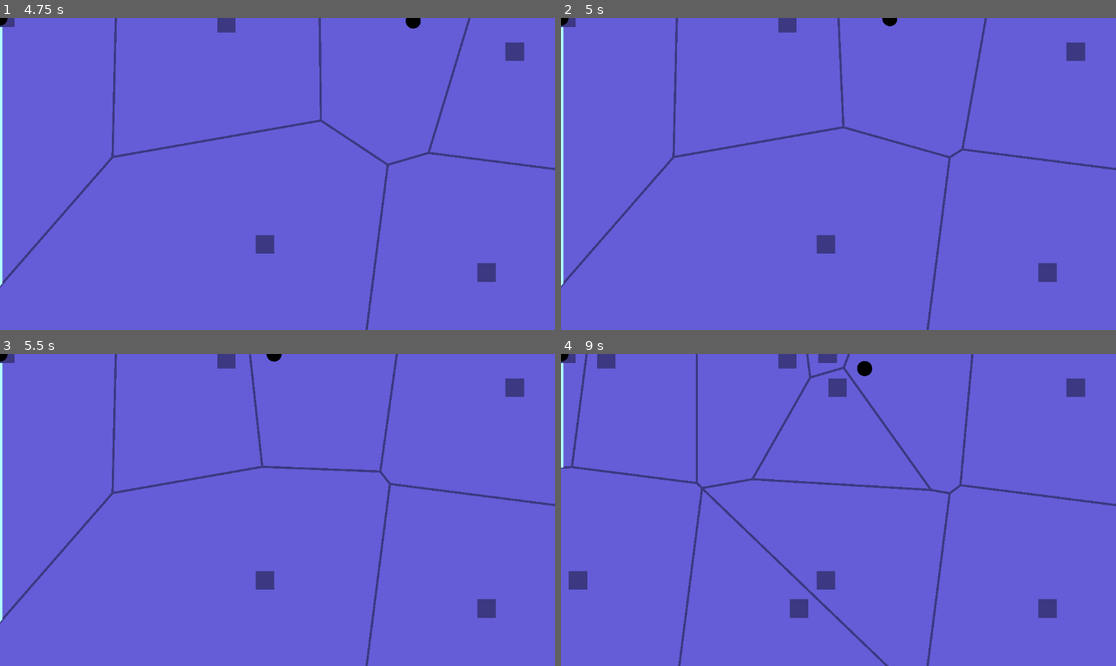
Above: before the commit, frames 1-4 (two rows, left to right).
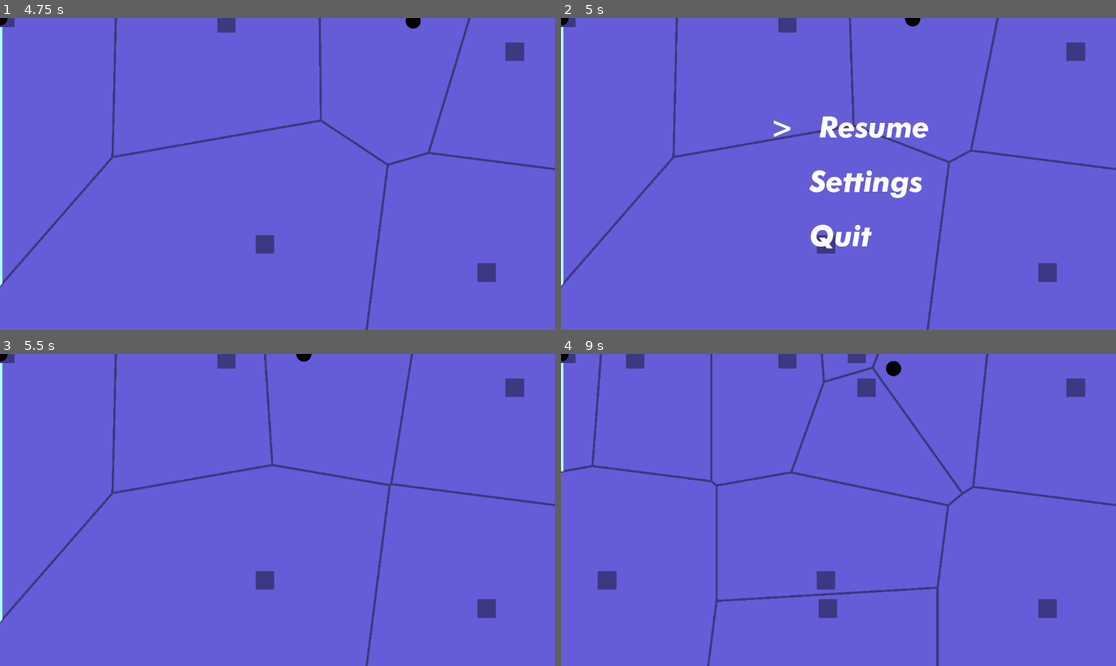
Above: after the commit, the same moments.

Repository: ProgrammingParadox/voronoi-game
Game: Godot game, scene res://scenes/home.tscn
Same seed, same stepped clock (60 frames per second), same inputs: the game is played once before the commit and once after it.
Inputs (mouse positions are in pixels of both pictures, inside the frame that each line leads up to):
- Up to frame 1 (4.75 s): click "Play" at 0.5 s; tap Enter at 1.25 s; move the mouse to (399, 158) at 1.27 s; hold D (player_1_right) 1.28-2.03 s; tap Q (player_1_plant) every 0.75 s from 1.35 to 4.35 s; move the mouse to (166, 189) at 2.02 s; hold S (player_1_down) 2.03-2.78 s; move the mouse to (333, 105) at 2.77 s; hold D (player_1_right) 2.78-3.53 s; move the mouse to (249, 236) at 3.52 s; hold W (player_1_up) 3.53-4.28 s; move the mouse to (444, 220) at 4.27 s; hold A (player_1_left) from 4.28 s (still down)
- Up to frame 2 (5 s): keep holding A (player_1_left); tap Escape (pause) at 4.9 s
- Up to frame 3 (5.5 s): release A (player_1_left) at 5 s; click (316, 463) at 5 s, where only the run after the commit has a clickable "Resume"
- Up to frame 4 (9 s): move the mouse to (672, 463) at 5.77 s; hold A (player_1_left) 5.78-6.53 s; tap Q (player_1_plant) every 0.75 s from 5.85 to 8.85 s; move the mouse to (866, 510) at 6.52 s; hold S (player_1_down) 6.53-7.28 s; move the mouse to (755, 432) at 7.27 s; hold D (player_1_right) 7.28-8.03 s; move the mouse to (960, 494) at 8.02 s; hold W (player_1_up) 8.03-8.78 s; move the mouse to (727, 525) at 8.77 s; hold D (player_1_right) from 8.78 s (still down)

Frame 1 is identical in both runs. In frame 2, 3.0% of the frame differs, in the area x 38-79%, y 0-74%; in frame 3, 1.1%; in frame 4, 6.1%, in the area x 0-77%, y 0-100%.

Commit message:
made pausing better

Diff:
--- a/project.godot
+++ b/project.godot
@@ -13,7 +13,6 @@
 config/name="ionorov"
 run/main_scene="uid://enm4b7xymu2j"
 config/features=PackedStringArray("4.4", "GL Compatibility")
-boot_splash/use_filter=false
 config/icon="res://icon.svg"
 
 [autoload]
--- a/scenes/Game.tscn
+++ b/scenes/Game.tscn
@@ -1,10 +1,11 @@
-[gd_scene load_steps=7 format=3 uid="uid://og27vauvhwyp"]
+[gd_scene load_steps=8 format=3 uid="uid://og27vauvhwyp"]
 
 [ext_resource type="Script" uid="uid://bfiqymei23qyp" path="res://scripts/game.gd" id="1_s0nni"]
 [ext_resource type="Shader" uid="uid://31ww3j04rdyb" path="res://voronoi.gdshader" id="1_t88pq"]
 [ext_resource type="Script" uid="uid://chnkqismhkqxo" path="res://scripts/voronoi.gd" id="2_r0x5m"]
 [ext_resource type="PackedScene" uid="uid://bhp5xw5nom5h" path="res://player.tscn" id="4_78awf"]
 [ext_resource type="PackedScene" uid="uid://cdjeq7ithvm6g" path="res://scenes/seed.tscn" id="4_joorw"]
+[ext_resource type="PackedScene" uid="uid://b6v30hgpnovxm" path="res://scenes/ui.tscn" id="6_kiw3p"]
 
 [sub_resource type="ShaderMaterial" id="ShaderMaterial_q6r6c"]
 shader = ExtResource("1_t88pq")
@@ -36,3 +37,6 @@
 controls_left = "player_2_left"
 controls_right = "player_2_right"
 controls_plant = "player_2_plant"
+
+[node name="PauseMenu" parent="." instance=ExtResource("6_kiw3p")]
+z_index = 5
--- a/scenes/home.tscn
+++ b/scenes/home.tscn
@@ -1,6 +1,6 @@
 [gd_scene load_steps=8 format=3 uid="uid://enm4b7xymu2j"]
 
-[ext_resource type="Script" uid="uid://xl0camu6h8q" path="res://scenes/homebuttons.gd" id="1_reixx"]
+[ext_resource type="Script" uid="uid://xl0camu6h8q" path="res://scripts/homebuttons.gd" id="1_reixx"]
 [ext_resource type="FontFile" uid="uid://206u7jy14i4v" path="res://Fonts/futura/Futura Bold Italic font.ttf" id="1_w18ys"]
 [ext_resource type="FontFile" uid="uid://rc0iatixy06p" path="res://Fonts/futura/Futura Heavy Italic font.ttf" id="2_reixx"]
 
--- a/scenes/ui.tscn
+++ b/scenes/ui.tscn
@@ -1,9 +1,10 @@
-[gd_scene load_steps=10 format=3 uid="uid://b6v30hgpnovxm"]
+[gd_scene load_steps=11 format=3 uid="uid://b6v30hgpnovxm"]
 
 [ext_resource type="FontFile" uid="uid://206u7jy14i4v" path="res://Fonts/futura/Futura Bold Italic font.ttf" id="1_fyqef"]
 [ext_resource type="Shader" uid="uid://bkg0nakekncrg" path="res://pauseblur.gdshader" id="1_nltto"]
+[ext_resource type="Script" uid="uid://bfsir3oilpc1x" path="res://scripts/pause.gd" id="1_wm3ai"]
 [ext_resource type="FontFile" uid="uid://rc0iatixy06p" path="res://Fonts/futura/Futura Heavy Italic font.ttf" id="2_27fn8"]
-[ext_resource type="Script" uid="uid://bk0nuccbdoq4j" path="res://scenes/pause_buttons.gd" id="2_gdt2y"]
+[ext_resource type="Script" uid="uid://bk0nuccbdoq4j" path="res://scripts/pause_buttons.gd" id="2_gdt2y"]
 
 [sub_resource type="ShaderMaterial" id="ShaderMaterial_ibotj"]
 shader = ExtResource("1_nltto")
@@ -24,6 +25,7 @@
 anchor_bottom = 1.0
 grow_horizontal = 2
 grow_vertical = 2
+script = ExtResource("1_wm3ai")
 
 [node name="ColorRect" type="ColorRect" parent="."]
 z_index = 10
@@ -89,8 +91,8 @@
 text = ">"
 
 [connection signal="mouse_entered" from="PauseButtons/VBoxContainer/Resume" to="PauseButtons" method="_on_resume_mouse_entered"]
-[connection signal="pressed" from="PauseButtons/VBoxContainer/Resume" to="PauseButtons" method="_on_resume_pressed"]
+[connection signal="pressed" from="PauseButtons/VBoxContainer/Resume" to="." method="_on_resume_pressed"]
 [connection signal="mouse_entered" from="PauseButtons/VBoxContainer/Settings" to="PauseButtons" method="_on_settings_mouse_entered"]
 [connection signal="pressed" from="PauseButtons/VBoxContainer/Settings" to="PauseButtons" method="_on_settings_pressed"]
 [connection signal="mouse_entered" from="PauseButtons/VBoxContainer/Quit" to="PauseButtons" method="_on_quit_mouse_entered"]
-[connection signal="pressed" from="PauseButtons/VBoxContainer/Quit" to="PauseButtons" method="_on_quit_pressed"]
+[connection signal="pressed" from="PauseButtons/VBoxContainer/Quit" to="." method="_on_quit_pressed"]
--- a/scenes/homebuttons.gd
+++ b/scripts/homebuttons.gd
@@ -32,4 +32,5 @@
 	curr_selection = 1
 
 func _on_play_pressed() -> void:
+	get_tree().paused = false
 	get_tree().change_scene_to_file("res://scenes/Game.tscn")
--- /dev/null
+++ b/scripts/pause.gd
@@ -0,0 +1,29 @@
+extends Control
+
+var is_paused = false
+
+# Called when the node enters the scene tree for the first time.
+func _ready() -> void:
+	process_mode = Node.PROCESS_MODE_ALWAYS
+	hide()
+
+# Called every frame. 'delta' is the elapsed time since the previous frame.
+func _process(delta: float) -> void:
+	if Input.is_action_just_pressed("pause"):
+		toggle_pause()
+
+func toggle_pause():
+	is_paused = !is_paused
+
+	if is_paused:
+		show()
+		get_tree().paused = true
+	else:
+		hide()
+		get_tree().paused = false
+
+func _on_resume_pressed() -> void:
+	toggle_pause()
+
+func _on_quit_pressed() -> void:
+	get_tree().change_scene_to_file("res://scenes/home.tscn");
--- a/scenes/pause_buttons.gd
+++ b/scripts/pause_buttons.gd
@@ -16,7 +16,6 @@
 func _process(delta: float) -> void:
 	timer += 0.1
 	pointer.global_position = Vector2(430 + 5 * sin(timer*0.8) ,buttons[curr_selection].global_position.y)
-
 	for i in range(buttons.size()):
 		if i == curr_selection:
 			buttons[i].position.x = 20
@@ -32,13 +31,3 @@
 
 func _on_quit_mouse_entered() -> void:
 	curr_selection = 2
-
-func _on_resume_pressed() -> void:
-	get_tree().paused = false
-	get_tree().hide
-
-func _on_settings_pressed() -> void:
-	pass # Replace with function body.
-
-func _on_quit_pressed() -> void:
-	get_tree().change_scene_to_file("res://scenes/home.tscn")
Renamed: scenes/homebuttons.gd.uid -> scripts/homebuttons.gd.uid
Not shown, added: scripts/pause.gd.uid
Renamed: scenes/pause_buttons.gd.uid -> scripts/pause_buttons.gd.uid
